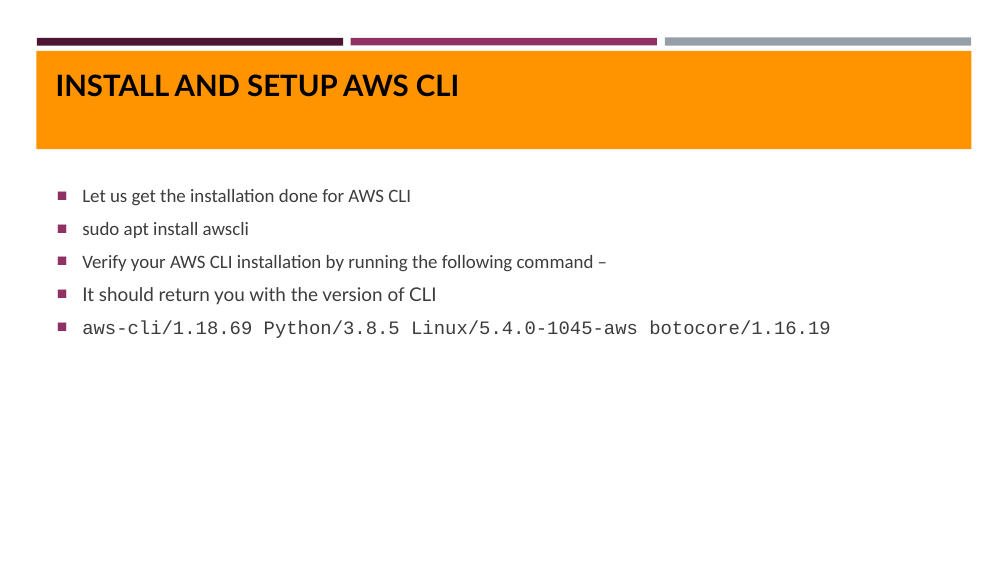
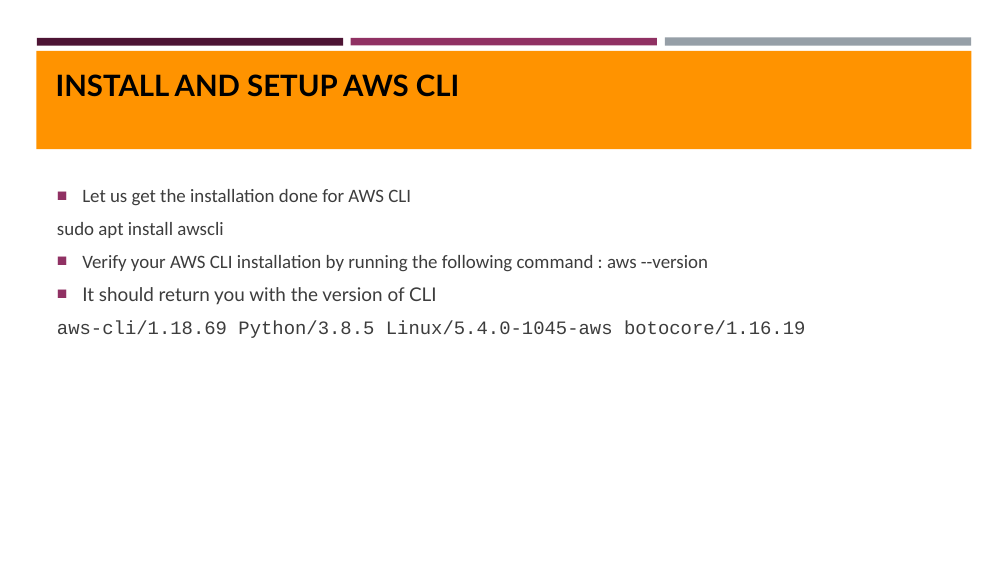
Before and after one commit to thulsidk1/k8s-jenkins-aws, a slide deck: slide 31 of Jenkins-Deploy-toK8S.pptx. Drawn at 1008x567 pixels with LibreOffice and Linux fonts; fonts in the diff are those of the drawing; background and template pictures are left out. Boxes give left, top, right and bottom in pixels: in the first picture for what was removed or moved away, otherwise in the second. Text is boxed around its words. In the diff, an @@ line names an element or a change of style, - is before the commit and + after.

```diff
--- a/Jenkins-Deploy-toK8S.pptx
+++ b/Jenkins-Deploy-toK8S.pptx
@@ text at <box>57,222,805,338</box>: bullet ■ to none @@
@@ text at <box>82,255,708,272</box>: text changed @@
-■ Verify your AWS CLI installation by running the following command –
+■ Verify your AWS CLI installation by running the following command : aws --version
```
Also in this commit, not shown: 9 other slides changed.
